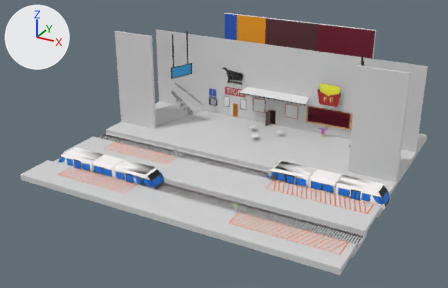
The FBX model AllAboard/Assets/Models/TrainStation1/TrainStation1.fbx: old version first, new version second.
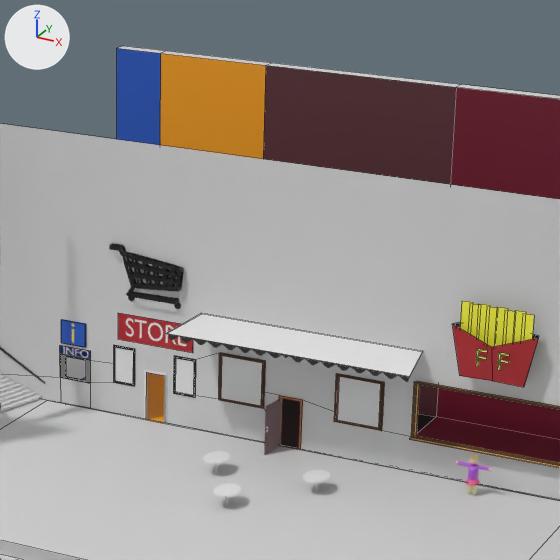
There are two pictures of each version: one whole from a camera (50 mm lens) standing at (123.6, -254.5, 123.3) and looking at (-1.7, -26.6, 9.4), one close up on the part from 43% to 77% of the width and 0% to 54% of the height. Arrows for +X, +Y and +Z are at upper left; the lights stay in place. The close-ups show mesh edges as thin lines. Where no turn or scale is listed for an object, it has been applied to the vertices. Vertices at the same position are counted once.

Objects in the first close-up: 'BackWall', 'Eave', 'FFLogo', 'ShoppingCart', 'StairsL', 'StoreLogoBoard', 'TRAIN_STATION', 'Window.001', 'Window.002', 'Window3', 'Window4', 'Z Function'.
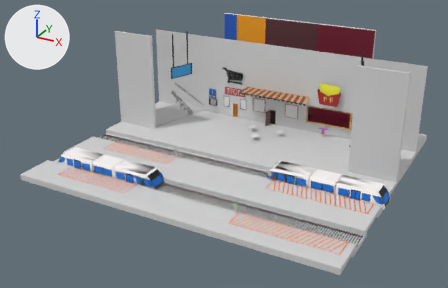
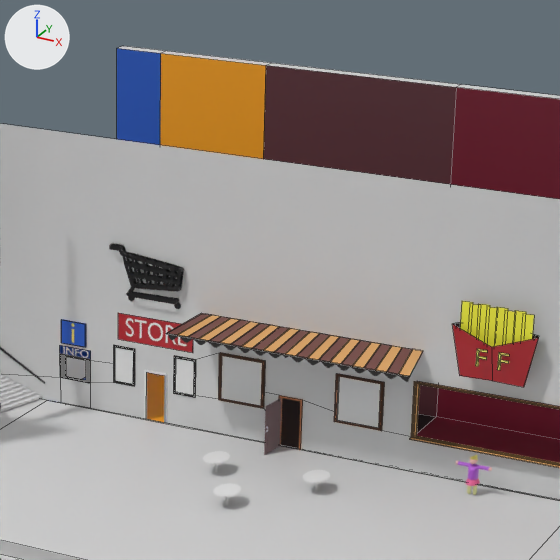
Changed parts and their boxes [x1, y1, x2, y2] in the close-ups (560 x 560 px):
part 1 of me_cube_003, built on
    both: [166, 313, 423, 377]

What changed in the scene script:
```text
Change me_cube_003:
    used by ob_eave; location = (1.7, 20.4, 19.3)
    remove me_cube_003.from_pydata(...)  # 8 vertices, 6 faces; spans x -18.6..18.6, y -4.2..4.2, z -0.5..0.5
    add me_cube_003.from_pydata(...)  # 92 vertices, 90 faces; spans x -18.6..18.6, y -4.2..4.2, z -0.5..0.5
    me_cube_003 part 1
    4 faces are deleted
    84 vertices are added at x -16.9..16.9, y -4.2..4.2, z -0.5..0.5
    88 new faces join them
    add me_cube_003.materials.append(mat_palette)  # picture img_palette_png
```
